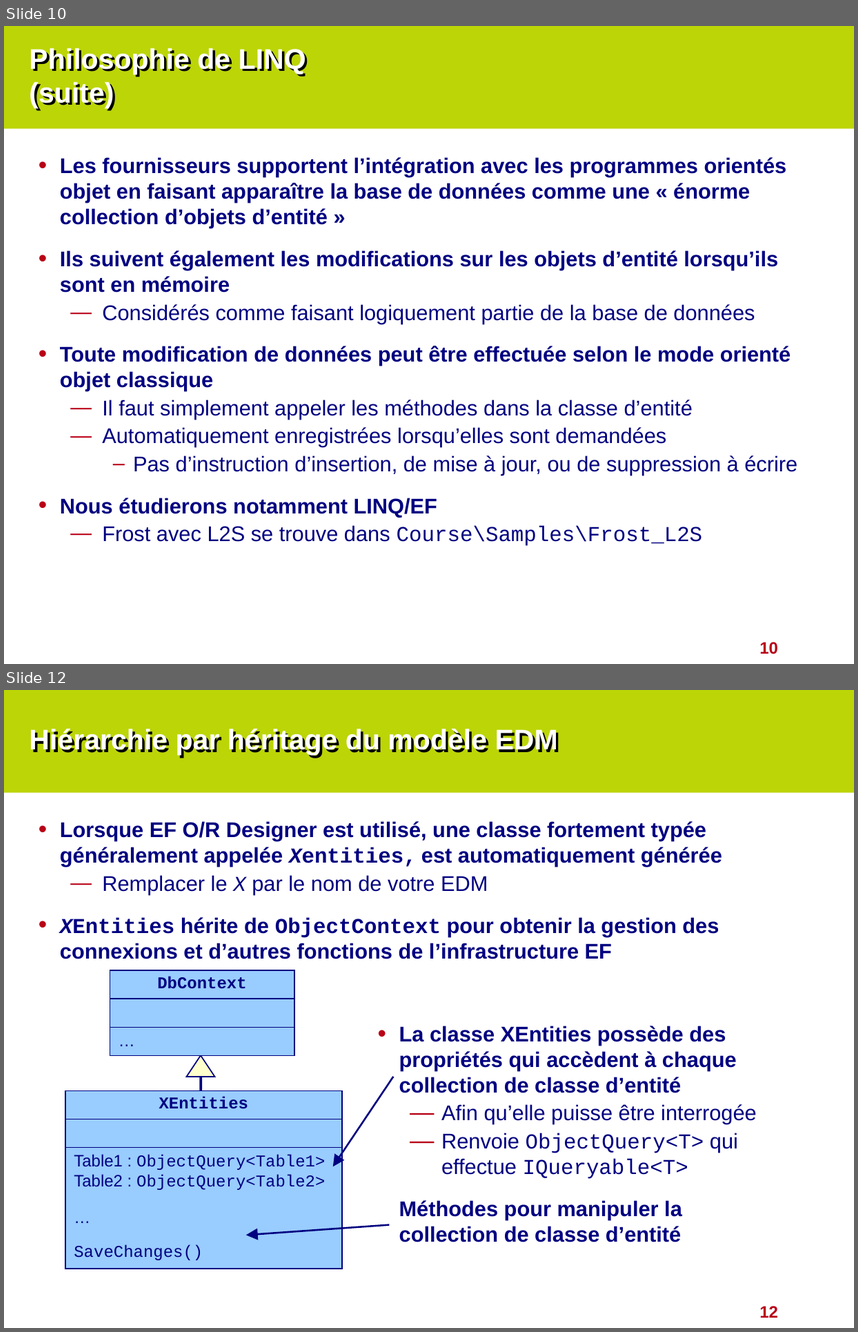
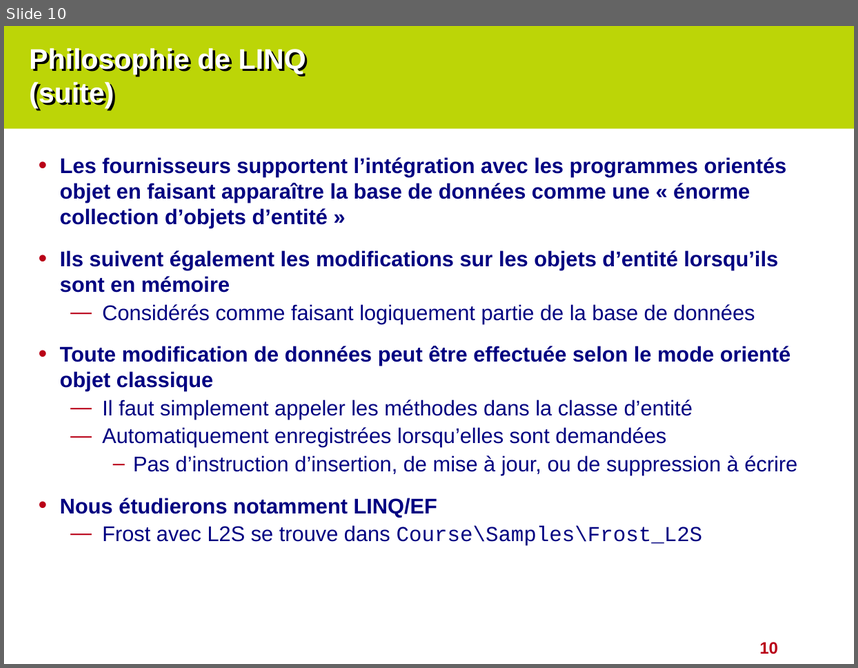
Before and after one commit to cyrilvincent/cs-advanced, a slide deck: ppt/CSAdvanced-06-EF.pptx. Shown one above the other, each under a label of ours: slides 10 and 12 before the commit, slide 10 after it; the slides between them are not shown. The pictures are 858x1332 and 858x668 pixels, drawn with LibreOffice and Linux fonts; fonts in the diff are those of the drawing. Boxes give left, top, right and bottom in pixels: in the first picture for what was removed or moved away, otherwise in the second. Text is boxed around its words. In the diff, an @@ line names an element or a change of style, - is before the commit and + after.

```diff
--- a/ppt/CSAdvanced-06-EF.pptx
+++ b/ppt/CSAdvanced-06-EF.pptx
@@ slide 12 removed at bbox=[4, 690, 854, 1328], background #BCD507; not listed: 2 template elements that a slide beside it also shows @@
@@ title removed at bbox=[29, 729, 558, 756] @@
-Hiérarchie par héritage du modèle EDM
@@ text removed at bbox=[60, 821, 722, 959] @@
-• Lorsque EF O/R Designer est utilisé, une classe fortement typée généralement appelée Xentities, est automatiquement générée
-  — Remplacer le X par le nom de votre EDM
-• XEntities hérite de ObjectContext pour obtenir la gestion des connexions et d’autres fonctions de l’infrastructure EF
@@ table removed at bbox=[110, 971, 294, 1054], 3 rows, 1 columns @@
-DbContext
-
-…
@@ text removed at bbox=[399, 1025, 757, 1242] @@
-• La classe XEntities possède des propriétés qui accèdent à chaque collection de classe d’entité
-  — Afin qu’elle puisse être interrogée
-  — Renvoie ObjectQuery<T> qui effectue IQueryable<T>
-Méthodes pour manipuler la collection de classe d’entité
@@ triangle removed at bbox=[187, 1056, 215, 1077] @@
@@ line removed from (201, 1075) to (201, 1159) @@
@@ arrow removed from (393, 1076) to (333, 1166) @@
@@ table removed at bbox=[65, 1090, 341, 1266], 3 rows, 1 columns @@
-XEntities
-
-Table1 : ObjectQuery<Table1> Table2 : ObjectQuery<Table2> / … / SaveChanges()
@@ arrow removed from (389, 1225) to (246, 1235) @@
```
Also in this commit, not shown: 1 slide added, 12 other slides removed, 10 other files.
